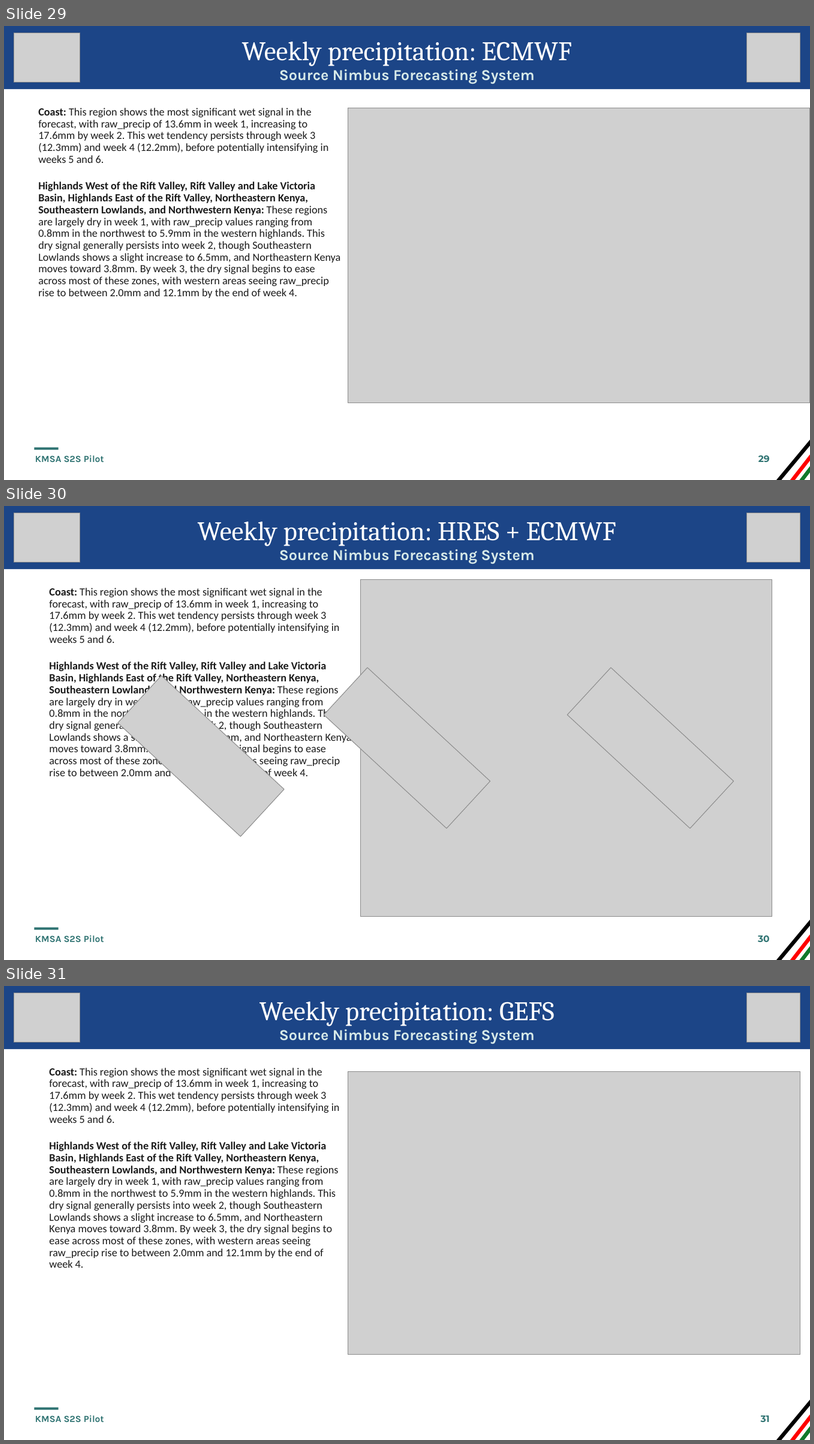
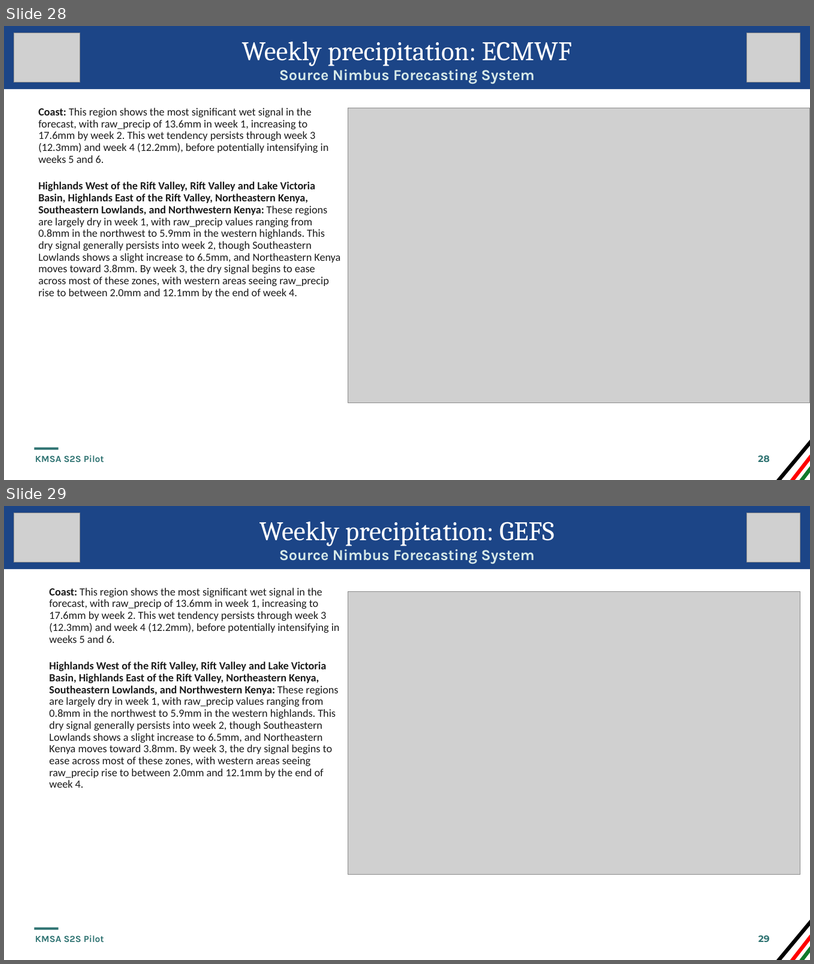
Before and after one commit to alecjong-lab/ECMWF-S2S4AFRICA, a slide deck: WeatherbriefingKenya_template3.pptx. Shown one above the other, each under a label of ours: slides 29, 30 and 31 before the commit, slides 28 and 29 after it. The pictures are 814x1444 and 814x964 pixels, drawn with LibreOffice and Linux fonts; fonts in the diff are those of the drawing; grey boxes stand for pictures; background and template pictures are left out. Boxes give left, top, right and bottom in pixels: in the first picture for what was removed or moved away, otherwise in the second. Text is boxed around its words. In the diff, an @@ line names an element or a change of style, - is before the commit and + after.

```diff
--- a/WeatherbriefingKenya_template3.pptx
+++ b/WeatherbriefingKenya_template3.pptx
@@ slide 30 removed at (4, 506, 810, 960), background #FFFFFF; not listed: 5 template elements that a slide beside it also shows @@
@@ title removed at (4, 506, 810, 569) @@
-Weekly precipitation: HRES + ECMWF
@@ picture removed at (14, 513, 80, 562) @@
@@ picture removed at (747, 513, 801, 562) @@
@@ subtitle removed at (279, 549, 535, 564) @@
-Source Nimbus Forecasting System
@@ text removed at (49, 588, 352, 779) @@
-Coast: This region shows the most significant wet signal in the forecast, with raw_precip of 13.6mm in week 1, increasing to 17.6mm by week 2. This wet tendency persists through week 3 (12.3mm) and week 4 (12.2mm), before potentially intensifying in weeks 5 and 6.
-Highlands West of the Rift Valley, Rift Valley and Lake Victoria Basin, Highlands East of the Rift Valley, Northeastern Kenya, Southeastern Lowlands, and Northwestern Kenya: These regions are largely dry in week 1, with raw_precip values ranging from 0.8mm in the northwest to 5.9mm in the western highlands. This dry signal generally persists into week 2, though Southeastern Lowlands shows a slight increase to 6.5mm, and Northeastern Kenya moves toward 3.8mm. By week 3, the dry signal begins to ease across most of these zones, with western areas seeing raw_precip rise to between 2.0mm and 12.1mm by the end of week 4.
@@ picture removed at (361, 580, 773, 916) @@
@@ picture removed at (324, 667, 491, 828) @@
@@ picture removed at (567, 667, 734, 828) @@
@@ picture removed at (118, 675, 285, 836) @@
@@ page number removed at (758, 935, 770, 942) @@
-30
@@ what was slide 29 is now slide 28 @@
@@ what was slide 31 is now slide 29 @@
@@ page number at (759, 935, 770, 942): text changed @@
-31
+29
```
Also in this commit, not shown: 1 slide changed, 8 other slides removed.
